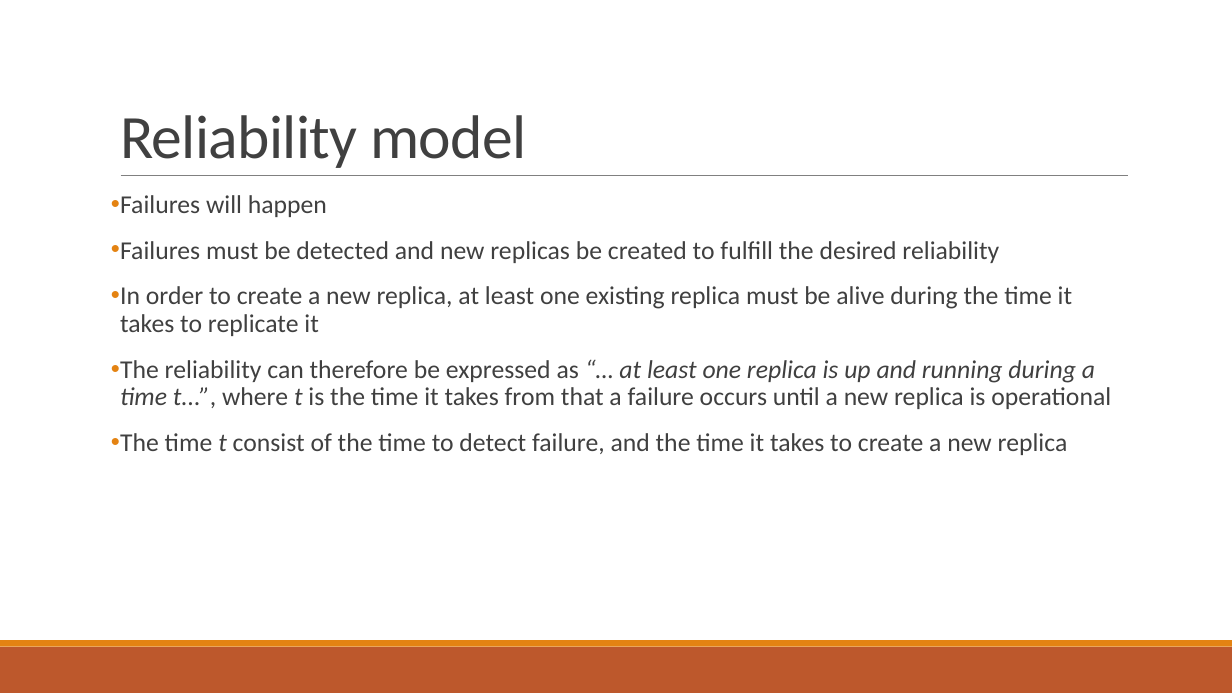
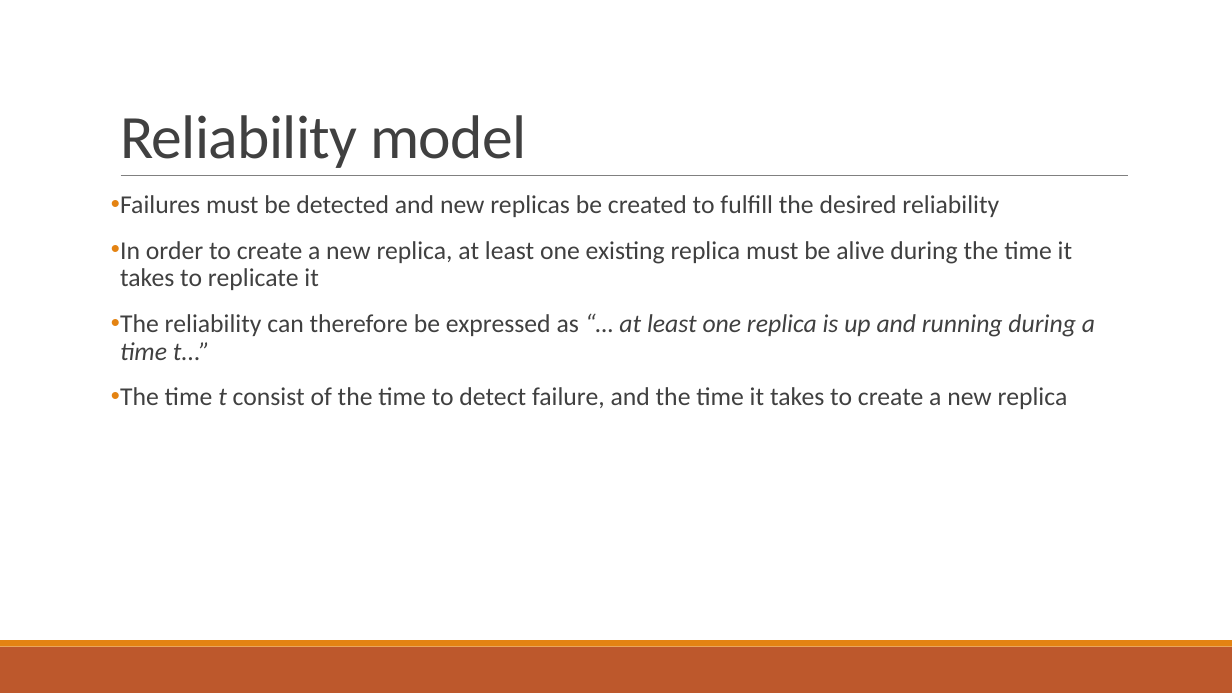
Before and after one commit to PStahl/master_thesis, a slide deck: slide 10 of presentation/presentation2.pptx (slide 12 before the commit). Drawn at 1232x693 pixels with LibreOffice and Linux fonts; fonts in the diff are those of the drawing. Boxes give left, top, right and bottom in pixels: in the first picture for what was removed or moved away, otherwise in the second. Text is boxed around its words. In the diff, an @@ line names an element or a change of style, - is before the commit and + after.

```diff
--- a/presentation/presentation2.pptx
+++ b/presentation/presentation2.pptx
@@ text at (x1=120, y1=195, x2=327, y2=217): paragraph removed @@
-• Failures will happen
@@ text at (x1=120, y1=314, x2=1095, y2=360): text changed; italic on @@
-• The reliability can therefore be expressed as “… at least one replica is up and running during a time t...”, where t is the time it takes from that a failure occurs until a new replica is operational
+• The reliability can therefore be expressed as “… at least one replica is up and running during a time t...”
```
Also in this commit, not shown: 7 other slides changed.
